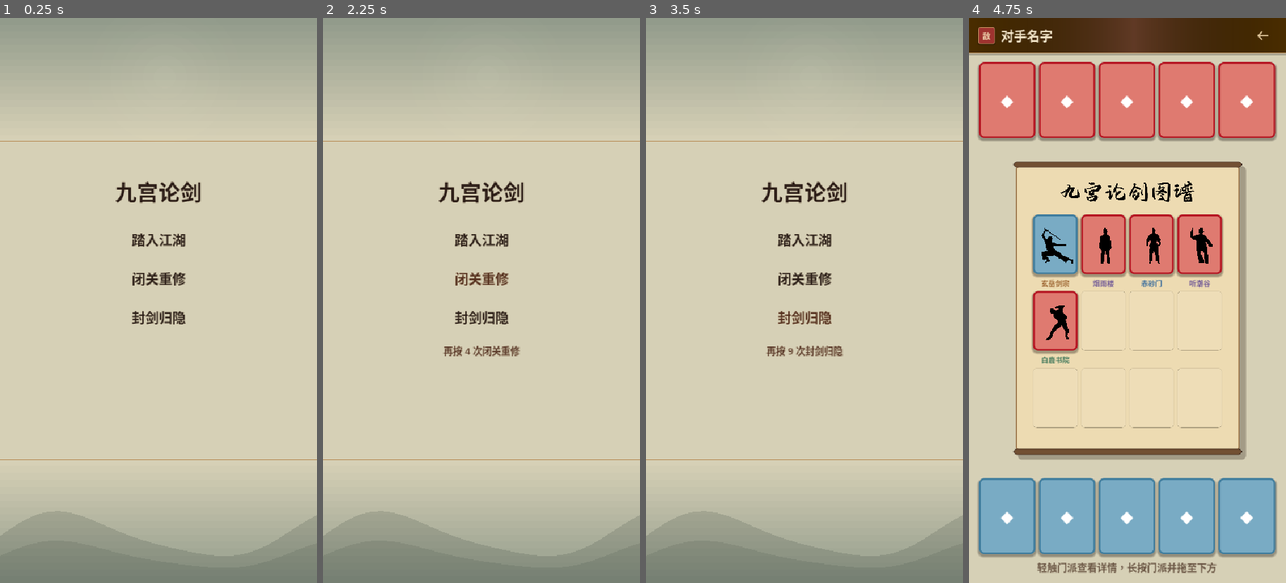
Above: before the commit, frames 1-4 (left to right).
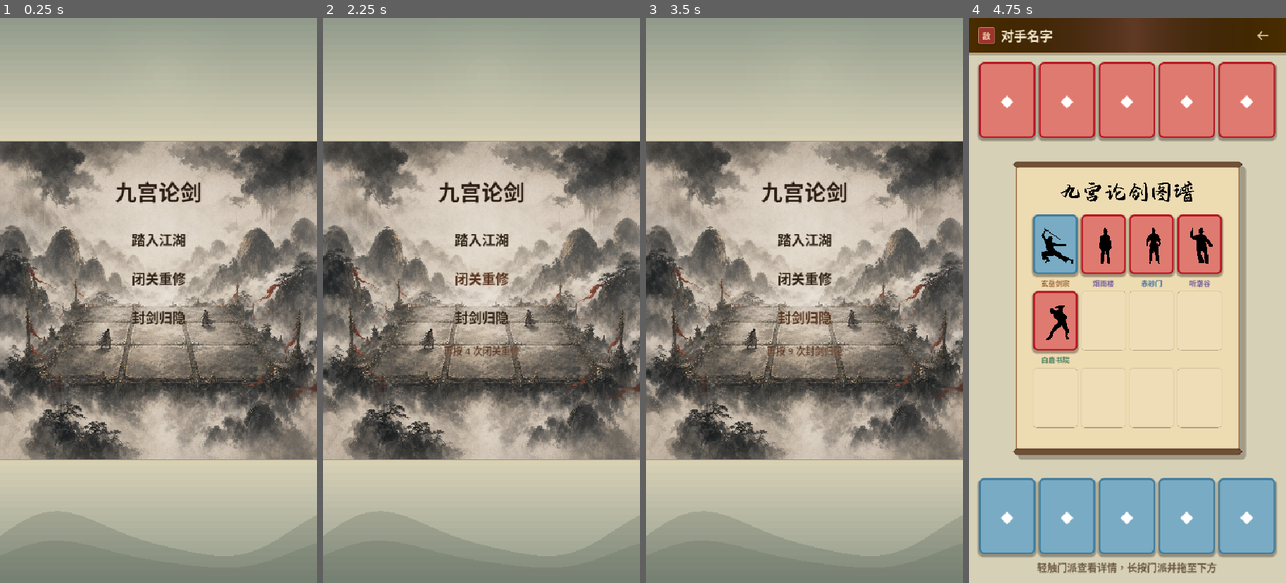
Above: after the commit, the same moments.

Repository: YLMstring/WuXiaCard
Game: Godot game, scene res://main.tscn
The game is run twice, just before and just after one commit, with the same random seed, the same clock (stepped at 60 frames per second) and the same inputs.
Inputs (mouse positions are in pixels of both pictures, inside the frame that each line leads up to):
- Up to frame 1 (0.25 s): no input
- Up to frame 2 (2.25 s): click "踏入江湖" at 0.5 s; click (617, 34) at 1.25 s; click "闭关重修" at 2 s
- Up to frame 3 (3.5 s): click "封剑归隐" at 2.75 s
- Up to frame 4 (4.75 s): click "踏入江湖" at 3.5 s; tap Enter at 4.25 s; drag from (1007, 102) to (1159, 176) at 4.27 s

The runs differ from the first frame. In frame 1, 43% of the frame differs, in the area x 0-100%, y 21-79%; in frame 2, 43%; in frame 3, 43%; in frame 4, nothing differs.

Commit message:
fix: keep main menu artwork assigned

Diff:
--- a/scripts/main_menu_controller.gd
+++ b/scripts/main_menu_controller.gd
@@ -9,6 +9,7 @@
 const PROGRESS_RESET_PRESSES: int = 10
 const DEFAULT_CONFIRMATION_TIMEOUT: float = 3.0
 const BackdropScript = preload("res://scripts/main_menu_backdrop.gd")
+const MENU_ARTWORK: Texture2D = preload("res://pics/main_menu_background.png")
 
 @onready var backdrop: Control = $Backdrop
 @onready var artwork: TextureRect = $Artwork
@@ -26,6 +27,7 @@
 
 
 func _ready() -> void:
+	artwork.texture = MENU_ARTWORK
 	resized.connect(_layout_menu)
 	journey_button.pressed.connect(_on_journey_pressed)
 	run_reset_button.pressed.connect(_on_run_reset_pressed)
--- a/tests/test_main_menu.gd
+++ b/tests/test_main_menu.gd
@@ -21,10 +21,12 @@
 	var run_reset_button := menu.get_node("MenuLayer/Actions/RunResetButton") as Button
 	var progress_reset_button := menu.get_node("MenuLayer/Actions/ProgressResetButton") as Button
 	var notice := menu.get_node("MenuLayer/Notice") as Label
+	var artwork := menu.get_node("Artwork") as TextureRect
 	_check(journey_button.text == "踏入江湖", "Journey label is exact")
 	_check(run_reset_button.text == "闭关重修", "Run-reset label is exact")
 	_check(progress_reset_button.text == "封剑归隐", "Progress-reset label is exact")
 	_check(notice.text.is_empty(), "Notice starts empty")
+	_check(artwork.texture != null, "Main-menu artwork texture is always assigned")
 
 	var signal_counts := {
 		"journey": 0,
